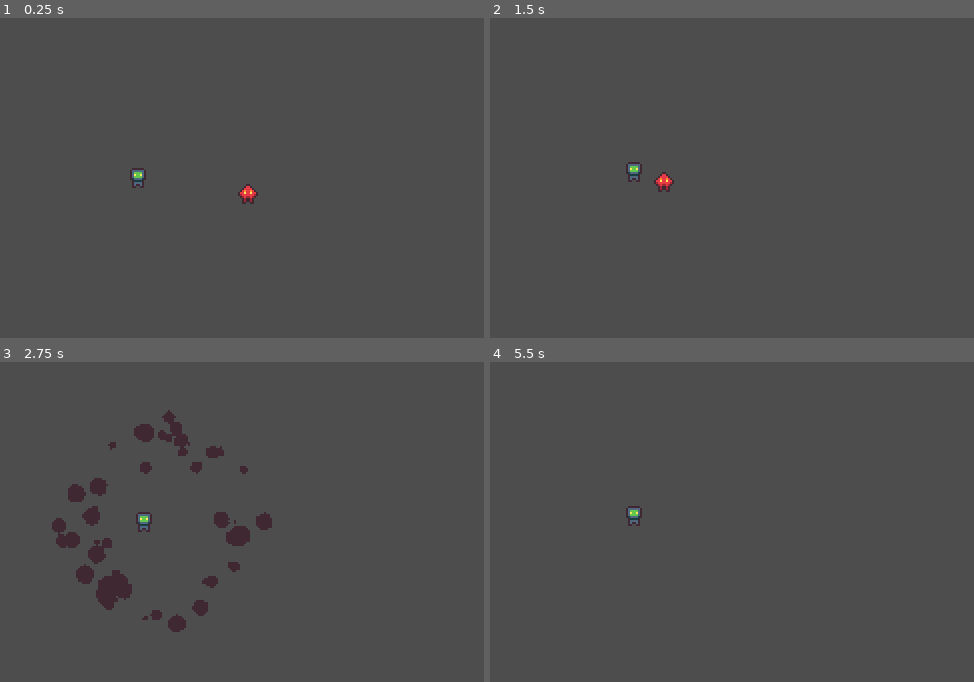
Above: before the commit, frames 1-4 (two rows, left to right).
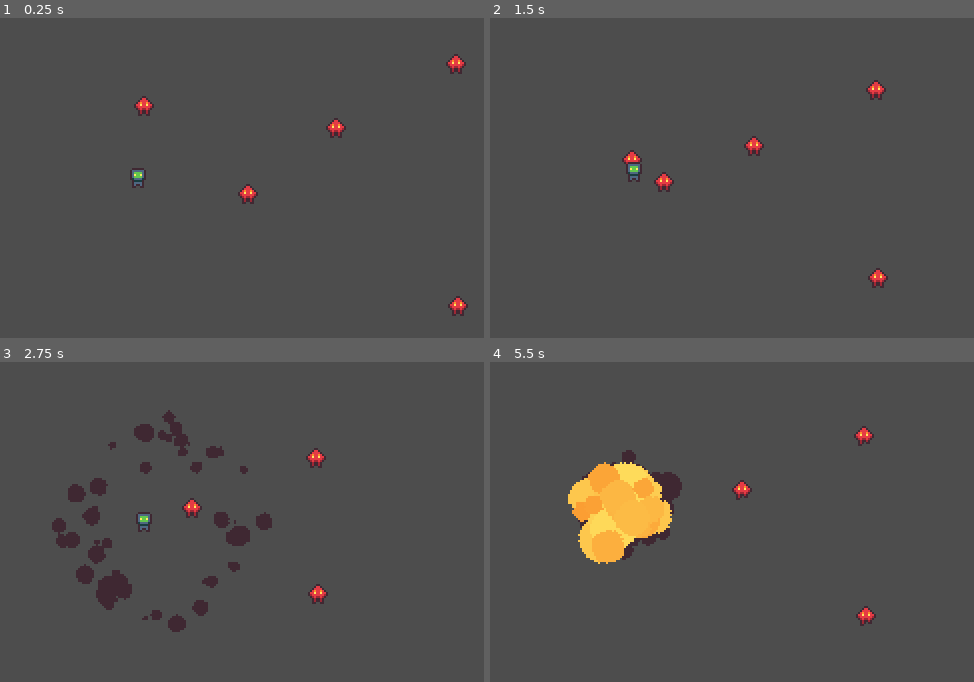
Above: after the commit, the same moments.

Repository: OriginTwo/shooter-robot
Game: Godot game, scene res://sources/game/game.tscn
Two runs of this game, one before a commit and one after it. Both use one fixed random seed, a clock stepped at 60 frames per second and the inputs below. The project has no main scene, so this scene is started directly.
Inputs (mouse positions are in pixels of both pictures, inside the frame that each line leads up to):
- Up to frame 1 (0.25 s): no input
- Up to frame 2 (1.5 s): move the mouse to (877, 171) at 0.52 s; tap D (move_e) at 0.6 s; move the mouse to (649, 206) at 1.27 s; tap W (move_n) at 1.35 s
- Up to frame 3 (2.75 s): move the mouse to (324, 451) at 2.02 s; tap S (move_s) at 2.1 s
- Up to frame 4 (5.5 s): move the mouse to (732, 605) at 2.77 s; tap A (move_w) at 2.85 s; move the mouse to (920, 586) at 3.52 s; press the mouse at (920, 586) at 3.53 s; move the mouse to (596, 477) at 4.27 s; release the mouse at (596, 477) at 4.28 s; tap D (move_e) at 4.35 s; move the mouse to (785, 531) at 5.02 s; tap W (move_n) at 5.1 s

The runs differ from the first frame. In frame 1, 0.7% of the frame differs, in the area x 27-97%, y 11-94%; in frame 2, 0.6%; in frame 3, 0.5%; in frame 4, 5.9%, in the area x 16-80%, y 20-83%.

Commit message:
add health

Diff:
--- /dev/null
+++ b/sources/component/health_component.gd
@@ -0,0 +1,21 @@
+class_name HealthComponent
+extends Node
+
+signal depleted
+signal changed(new_amount: int)
+
+@export var max_health: int = 3
+@export var hurtbox: HurtboxComponent
+
+@onready var health: int = max_health :
+	set(new_value):
+		health = clamp(new_value, 0, max_health)
+		changed.emit(health)
+		if health == 0:
+			depleted.emit()
+
+func _ready() -> void:
+	hurtbox.hurt.connect(on_hurt)
+
+func on_hurt(hitbox: HitboxComponent) -> void:
+	health -= hitbox.damage
--- a/sources/component/hitbox_component.gd
+++ b/sources/component/hitbox_component.gd
@@ -2,6 +2,8 @@
 extends Area2D
 
 signal hit(hurtbox: HurtboxComponent)
+
+@export var damage: int = 1
 
 func _ready() -> void:
 	area_entered.connect(on_hurtbox_entered)
--- a/sources/enemy/enemy_close.tscn
+++ b/sources/enemy/enemy_close.tscn
@@ -1,7 +1,8 @@
-[gd_scene load_steps=19 format=3 uid="uid://7wy4rpgf0k20"]
+[gd_scene load_steps=20 format=3 uid="uid://7wy4rpgf0k20"]
 
 [ext_resource type="Script" path="res://sources/enemy/scripts/enemy_close.gd" id="1_1gt6t"]
 [ext_resource type="Texture2D" uid="uid://bjsq1ub24gpvw" path="res://assets/enemy/enemy_close.png" id="1_03116"]
+[ext_resource type="Script" path="res://sources/component/health_component.gd" id="3_u5vxl"]
 [ext_resource type="Script" path="res://sources/component/spawner_component.gd" id="3_udujr"]
 [ext_resource type="PackedScene" uid="uid://du6ghn18fnsc7" path="res://sources/enemy/enemy_close_explosion.tscn" id="4_x6dqa"]
 [ext_resource type="Script" path="res://sources/component/shake_component.gd" id="5_hcywn"]
@@ -109,6 +110,10 @@
 position = Vector2(0, -4)
 shape = SubResource("CircleShape2D_klsfd")
 
+[node name="HealthComponent" type="Node" parent="." node_paths=PackedStringArray("hurtbox")]
+script = ExtResource("3_u5vxl")
+hurtbox = NodePath("../HurtboxComponent")
+
 [node name="ShakeComponent" type="Node" parent="." node_paths=PackedStringArray("actor")]
 script = ExtResource("5_hcywn")
 actor = NodePath("../AnimatedSprite2D")
--- a/sources/enemy/enemy_close_explosion.tscn
+++ b/sources/enemy/enemy_close_explosion.tscn
@@ -180,6 +180,7 @@
 collision_mask = 2
 monitorable = false
 script = ExtResource("1_oa315")
+damage = 2
 
 [node name="CollisionShape2D" type="CollisionShape2D" parent="."]
 shape = SubResource("CircleShape2D_r7vyi")
--- a/sources/enemy/scripts/enemy_close.gd
+++ b/sources/enemy/scripts/enemy_close.gd
@@ -4,6 +4,7 @@
 
 @onready var navigation_agent_2d: NavigationAgent2D = $NavigationAgent2D
 @onready var animated_sprite_2d: AnimatedSprite2D = $AnimatedSprite2D
+@onready var health_component: HealthComponent = $HealthComponent
 
 @onready var player := get_tree().get_first_node_in_group("player")
 
@@ -13,6 +14,9 @@
 	state_machine.add_state("chase", Callable(), state_chase_physics_process)
 	state_machine.add_state("attack", Callable(), Callable(), state_attack_enter)
 	state_machine.set_initial_state("chase")
+
+	#TODO: death effect
+	health_component.depleted.connect(queue_free)
 
 func _process(delta: float) -> void:
 	state_machine.process(delta)
--- a/sources/game/game.tscn
+++ b/sources/game/game.tscn
@@ -20,6 +20,18 @@
 [node name="Enemy" parent="." instance=ExtResource("10_hwl8f")]
 position = Vector2(131, 99)
 
+[node name="Enemy2" parent="." instance=ExtResource("10_hwl8f")]
+position = Vector2(175, 63)
+
+[node name="Enemy3" parent="." instance=ExtResource("10_hwl8f")]
+position = Vector2(235, 157)
+
+[node name="Enemy4" parent="." instance=ExtResource("10_hwl8f")]
+position = Vector2(235, 31)
+
+[node name="Enemy5" parent="." instance=ExtResource("10_hwl8f")]
+position = Vector2(72, 47)
+
 [node name="Projectiles" type="CanvasLayer" parent="." groups=["projectiles"]]
 
 [node name="Particles" type="CanvasLayer" parent="." groups=["particles"]]
--- a/sources/player/player.tscn
+++ b/sources/player/player.tscn
@@ -1,7 +1,8 @@
-[gd_scene load_steps=19 format=3 uid="uid://cm5wx8q6yihns"]
+[gd_scene load_steps=20 format=3 uid="uid://cm5wx8q6yihns"]
 
 [ext_resource type="Script" path="res://sources/player/scripts/player.gd" id="1_igoof"]
 [ext_resource type="Texture2D" uid="uid://b43fmtupuh2rv" path="res://assets/player/player.png" id="1_j3g8f"]
+[ext_resource type="Script" path="res://sources/component/health_component.gd" id="3_eo0ex"]
 [ext_resource type="Script" path="res://sources/component/hurtbox_component.gd" id="3_yf4sa"]
 [ext_resource type="Script" path="res://sources/component/spawner_component.gd" id="4_cp4yt"]
 [ext_resource type="PackedScene" uid="uid://c821weiyjnml8" path="res://sources/player/laser.tscn" id="5_bsaob"]
@@ -109,6 +110,11 @@
 position = Vector2(0, -3)
 shape = SubResource("CircleShape2D_jexeu")
 
+[node name="HealthComponent" type="Node" parent="." node_paths=PackedStringArray("hurtbox")]
+script = ExtResource("3_eo0ex")
+max_health = 5
+hurtbox = NodePath("../HurtboxComponent")
+
 [node name="HurtboxComponent" type="Area2D" parent="."]
 collision_layer = 2
 collision_mask = 0
--- a/sources/player/scripts/player.gd
+++ b/sources/player/scripts/player.gd
@@ -5,6 +5,7 @@
 @onready var projectiles_container := get_tree().get_first_node_in_group("projectiles")
 
 @onready var sprite: AnimatedSprite2D = $AnimatedSprite2D
+@onready var health_component: HealthComponent = $HealthComponent
 @onready var hurtbox_component: HurtboxComponent = $HurtboxComponent
 @onready var laser_spawner: SpawnerComponent = $LaserSpawner
 
@@ -15,6 +16,7 @@
 func _ready() -> void:
 	add_to_group("player")
 
+	health_component.depleted.connect(get_tree().call_deferred.bind("reload_current_scene"))
 	hurtbox_component.hurt.connect(print.bind("hurt").unbind(1))
 
 func _unhandled_input(event: InputEvent) -> void:
Not shown, changed: notes.txt
